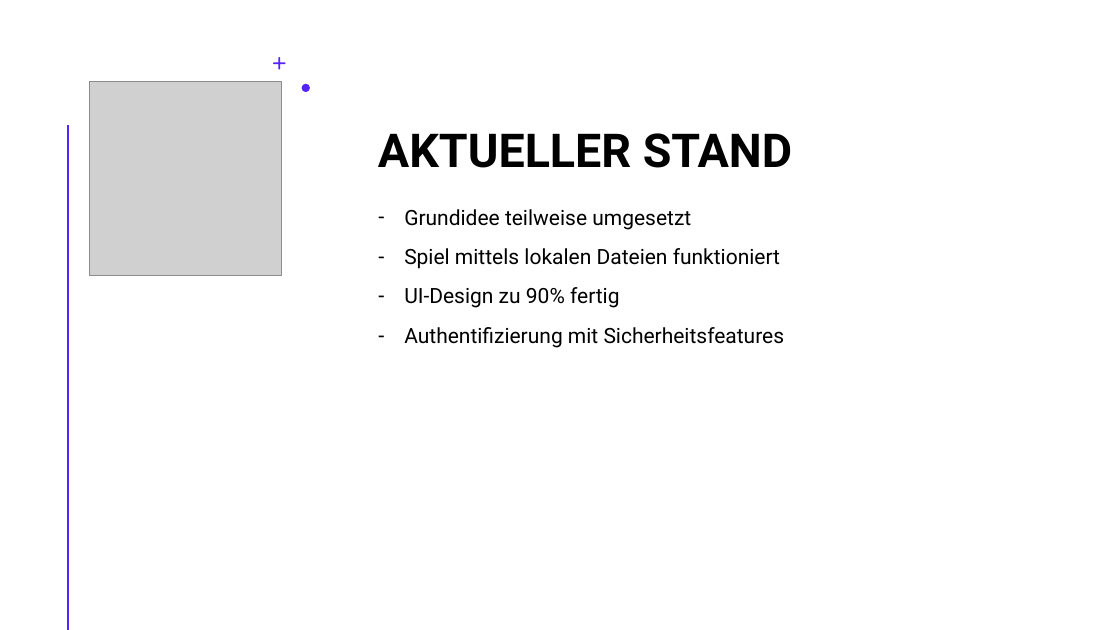
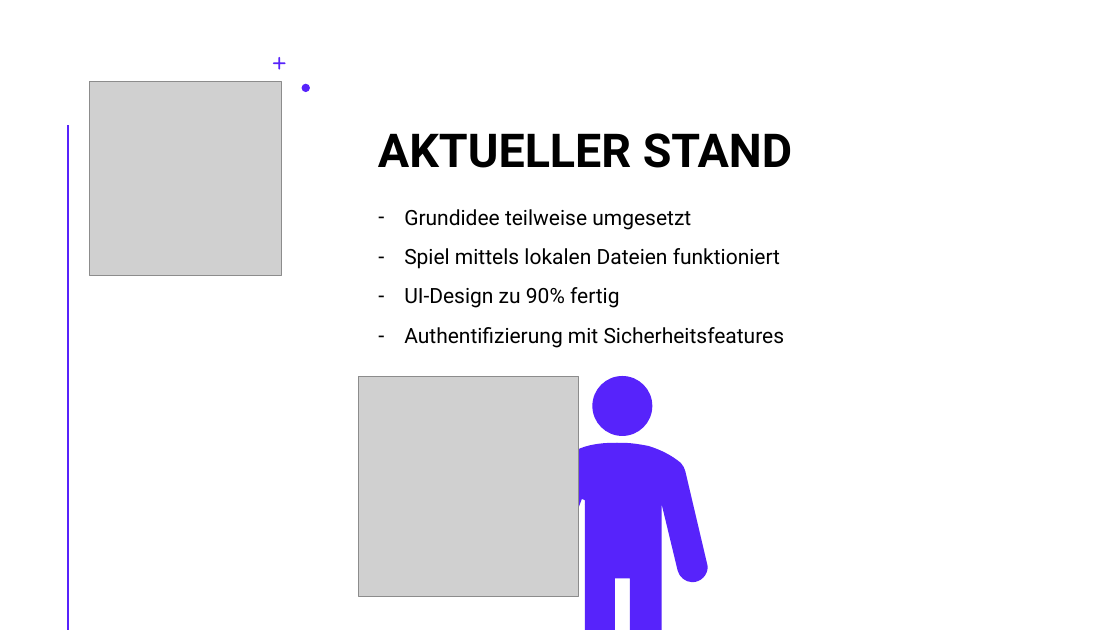
Before and after one commit to Sodentix/Melodia, a slide deck: slide 10 of Projektunterlagen/999_Zwischenpräsentationen/1. Zwischenpräsentation/Zwischenpräsentation Melodia am 12.11.2025.pptx (slide 8 before the commit). Drawn at 1120x630 pixels with LibreOffice and Linux fonts; fonts in the diff are those of the drawing; grey boxes stand for pictures. Boxes give left, top, right and bottom in pixels: in the first picture for what was removed or moved away, otherwise in the second. Text is boxed around its words. In the diff, an @@ line names an element or a change of style, - is before the commit and + after.

```diff
--- a/Projektunterlagen/999_Zwischenpräsentationen/1. Zwischenpräsentation/Zwischenpräsentation Melodia am 12.11.2025.pptx
+++ b/Projektunterlagen/999_Zwischenpräsentationen/1. Zwischenpräsentation/Zwischenpräsentation Melodia am 12.11.2025.pptx
@@ picture added at (359, 376, 579, 597) @@
@@ freeform shape added at (592, 376, 652, 436), fill #5723FB @@
@@ freeform shape added at (498, 443, 674, 630), fill #5723FB @@
@@ freeform shape added at (585, 443, 708, 630), fill #5723FB @@
```
Also in this commit, not shown: 6 other slides changed, 5 slides added, 1 slide removed.
